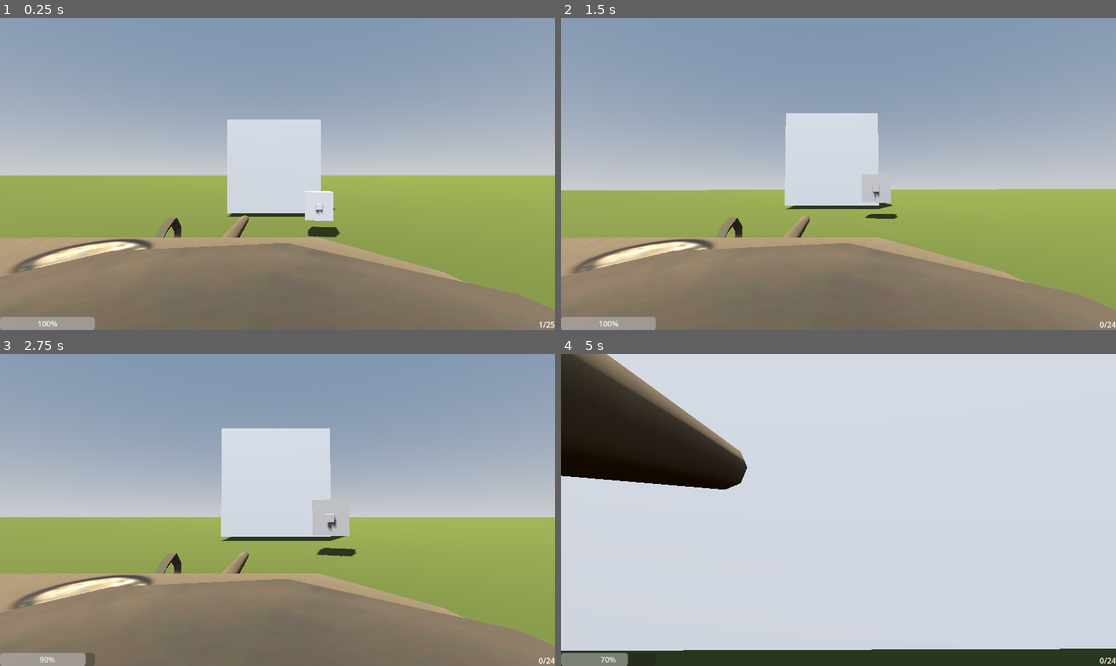
Above: before the commit, frames 1-4 (two rows, left to right).
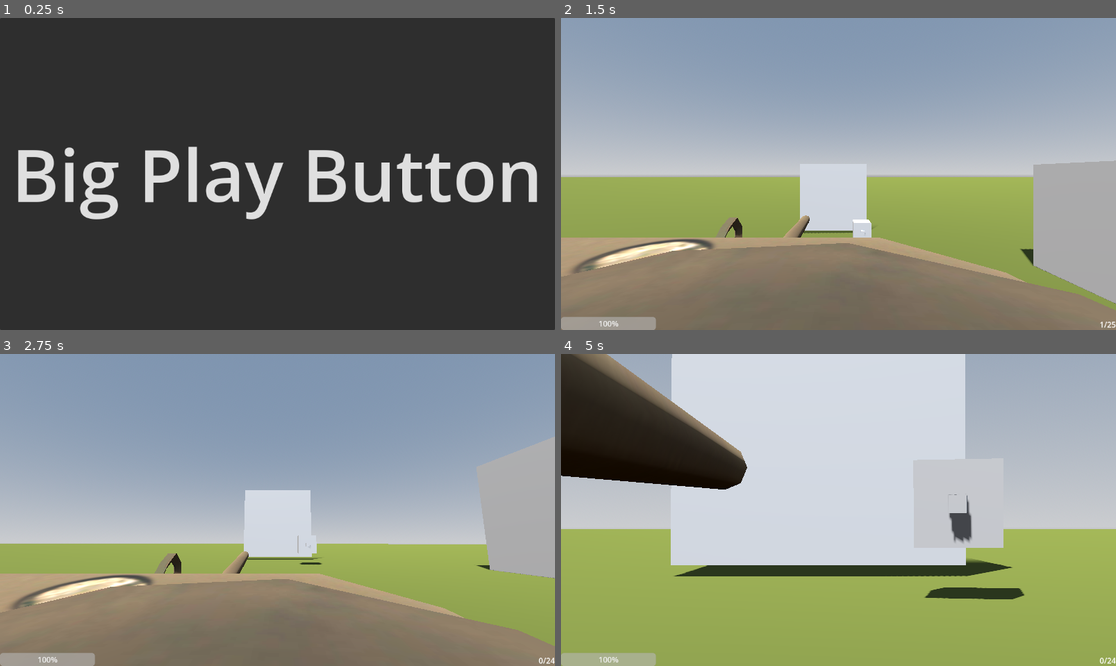
Above: after the commit, the same moments.

Repository: 24397BHS/frenk-the-tenkreal
Game: Godot game, scene res://Scenes/map.tscn
The game is run twice, just before and just after one commit, with the same random seed, the same clock (stepped at 60 frames per second) and the same inputs.
Inputs (mouse positions are in pixels of both pictures, inside the frame that each line leads up to):
- Up to frame 1 (0.25 s): no input
- Up to frame 2 (1.5 s): click (838, 174) at 0.5 s, where only the run after the commit has a clickable "Big Play Button"; move the mouse to (866, 174) at 1.27 s; hold W (up) from 1.28 s (still down); tap C (Freelook) at 1.35 s
- Up to frame 3 (2.75 s): keep holding W (up); move the mouse to (249, 510) at 2.02 s; click (249, 510) at 2.1 s
- Up to frame 4 (5 s): keep holding W (up); move the mouse to (849, 503) at 2.77 s; hold Shift (scope) 2.78-3.53 s; move the mouse to (832, 516) at 3.52 s; tap C (Freelook) at 3.6 s; move the mouse to (877, 513) at 4.27 s; click (877, 513) at 4.35 s

The runs differ from the first frame. In frame 1, 98% of the frame differs, in the area x 0-100%, y 0-100%; in frame 2, 13%; in frame 3, 15%; in frame 4, 50%.

Commit message:
Big Play Button

Diff:
--- a/Scenes/Player.tscn
+++ b/Scenes/Player.tscn
@@ -943,7 +943,7 @@
 transform = Transform3D(1, 0, 0, 0, 1, -1.4210849e-14, 0, 5.082197e-21, 1, -0.19519053, 0.45550716, 0.35707977)
 
 [node name="Camera3D" type="Camera3D" parent="Body/Сombat_Tower/neck" unique_id=400164968]
-transform = Transform3D(-1.7209217e-08, -8.4703295e-22, -0.393701, 1.9319968e-21, 0.39370084, -5.596681e-16, 0.393701, 8.881786e-15, -1.7209217e-08, 0, 0, 0)
+transform = Transform3D(-1.7209217e-08, 0, -0.393701, 0, 0.39370084, 0, 0.39370102, 0, -1.7209217e-08, 0, 0, 0)
 fov = 70.0
 
 [node name="Wheel02" type="MeshInstance3D" parent="Body" unique_id=447525531]
--- a/Scenes/map.tscn
+++ b/Scenes/map.tscn
@@ -1,7 +1,7 @@
 [gd_scene format=3 uid="uid://cv0ykkjiuvcer"]
 
-[ext_resource type="PackedScene" uid="uid://cgvrbq71cwoig" path="res://Scenes/Player.tscn" id="1_ci6au"]
 [ext_resource type="PackedScene" uid="uid://nph845663xde" path="res://Scenes/Badguytest.tscn" id="2_26yhd"]
+[ext_resource type="Script" uid="uid://b2vs7wxjos8pf" path="res://Scripts/Mainmenusomethingsomehtubg.gd" id="3_p3ir5"]
 
 [sub_resource type="ProceduralSkyMaterial" id="ProceduralSkyMaterial_c7s6e"]
 sky_horizon_color = Color(0.66224277, 0.6717428, 0.6867428, 1)
@@ -32,9 +32,6 @@
 size = Vector3(7000, 0, 3000)
 material = SubResource("StandardMaterial3D_c7s6e")
 
-[node name="Node3D" parent="." unique_id=892926862 instance=ExtResource("1_ci6au")]
-transform = Transform3D(1, 0, 0, 0, 1, 0, 0, 0, 1, -0.01123333, 9.317256, 0.07177949)
-
 [node name="CSGBox3D3" type="CSGBox3D" parent="." unique_id=1145221134]
 transform = Transform3D(25, 0, 0, 0, 25, 0, 0, 0, 25, -61.360405, 11.966297, 16.185513)
 use_collision = true
@@ -45,3 +42,20 @@
 
 [node name="Node3D2" parent="." unique_id=1638260609 instance=ExtResource("2_26yhd")]
 transform = Transform3D(1, 0, 0, 0, 1, 0, 0, 0, 1, -8.576397, 5.611599, 41.338116)
+
+[node name="CanvasLayer" type="CanvasLayer" parent="." unique_id=12592204]
+script = ExtResource("3_p3ir5")
+
+[node name="Button" type="Button" parent="CanvasLayer" unique_id=231784093]
+anchors_preset = 15
+anchor_right = 1.0
+anchor_bottom = 1.0
+grow_horizontal = 2
+grow_vertical = 2
+theme_override_font_sizes/font_size = 150
+text = "Big Play Button"
+
+[node name="Spawnpoint" type="Node3D" parent="." unique_id=1379917395]
+transform = Transform3D(1, 0, 0, 0, 1, 0, 0, 0, 1, 0, 28.79122, -24.376804)
+
+[connection signal="pressed" from="CanvasLayer/Button" to="CanvasLayer" method="_on_button_pressed"]
--- /dev/null
+++ b/Scripts/Mainmenusomethingsomehtubg.gd
@@ -0,0 +1,10 @@
+extends CanvasLayer
+@onready var button: Button = $Button
+const Player = preload("res://Scenes/Player.tscn")
+@onready var spawn_point = $"../Spawnpoint"
+
+func _on_button_pressed() -> void:
+	button.visible = false
+	var player_instance = Player.instantiate()
+	player_instance.global_position = spawn_point.global_position
+	add_child(player_instance)
Not shown, added: Scripts/Mainmenusomethingsomehtubg.gd.uid
